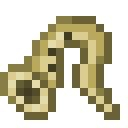
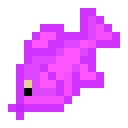
Revision of a layered 128x128 image; what changed, layer by layer:
added layer "placeholder" above "x_farming_fish_woodskip.png" over left=8, top=8, right=120, bottom=120
hid "x_farming_fish_lamprey.png" over left=0, top=16, right=120, bottom=120
